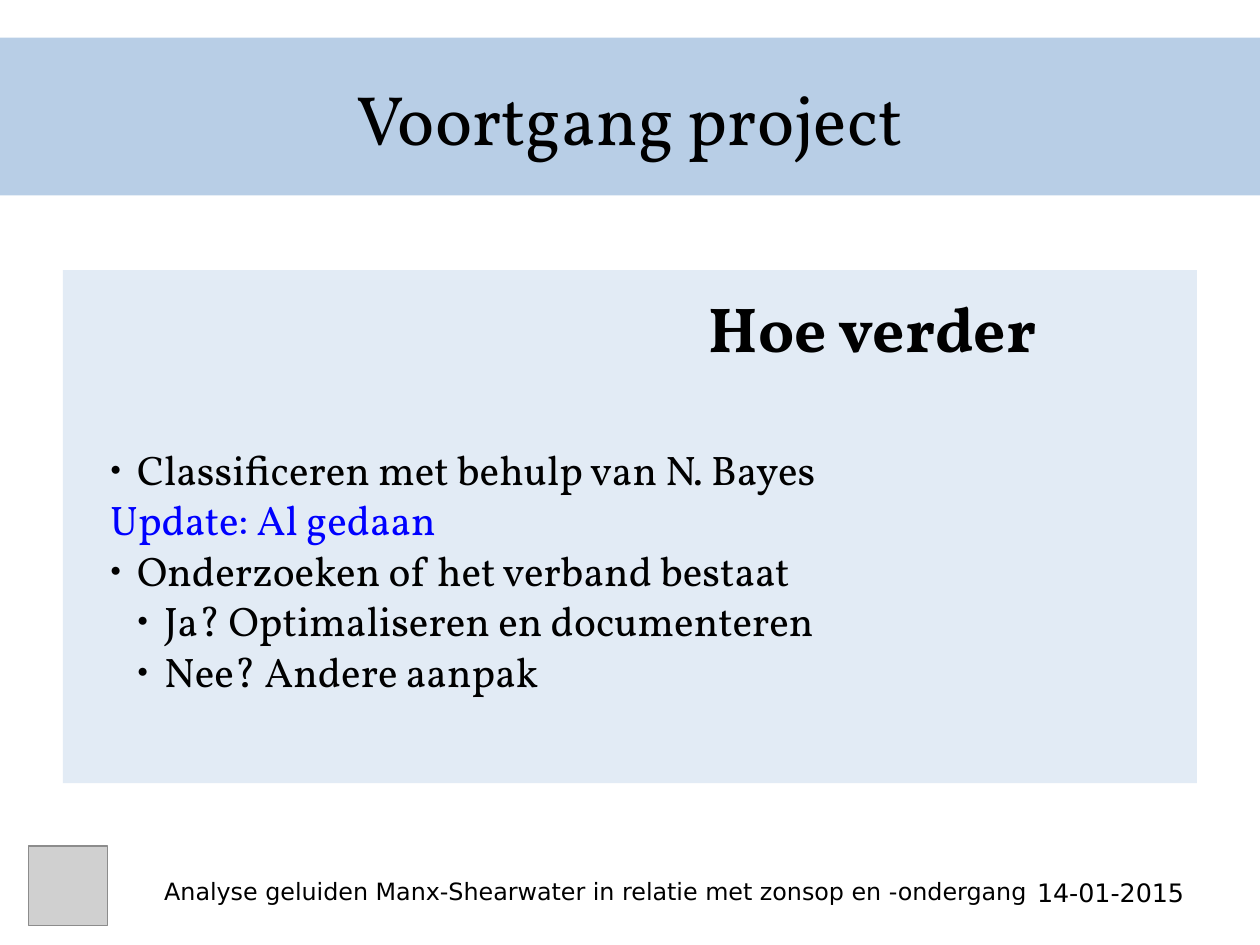
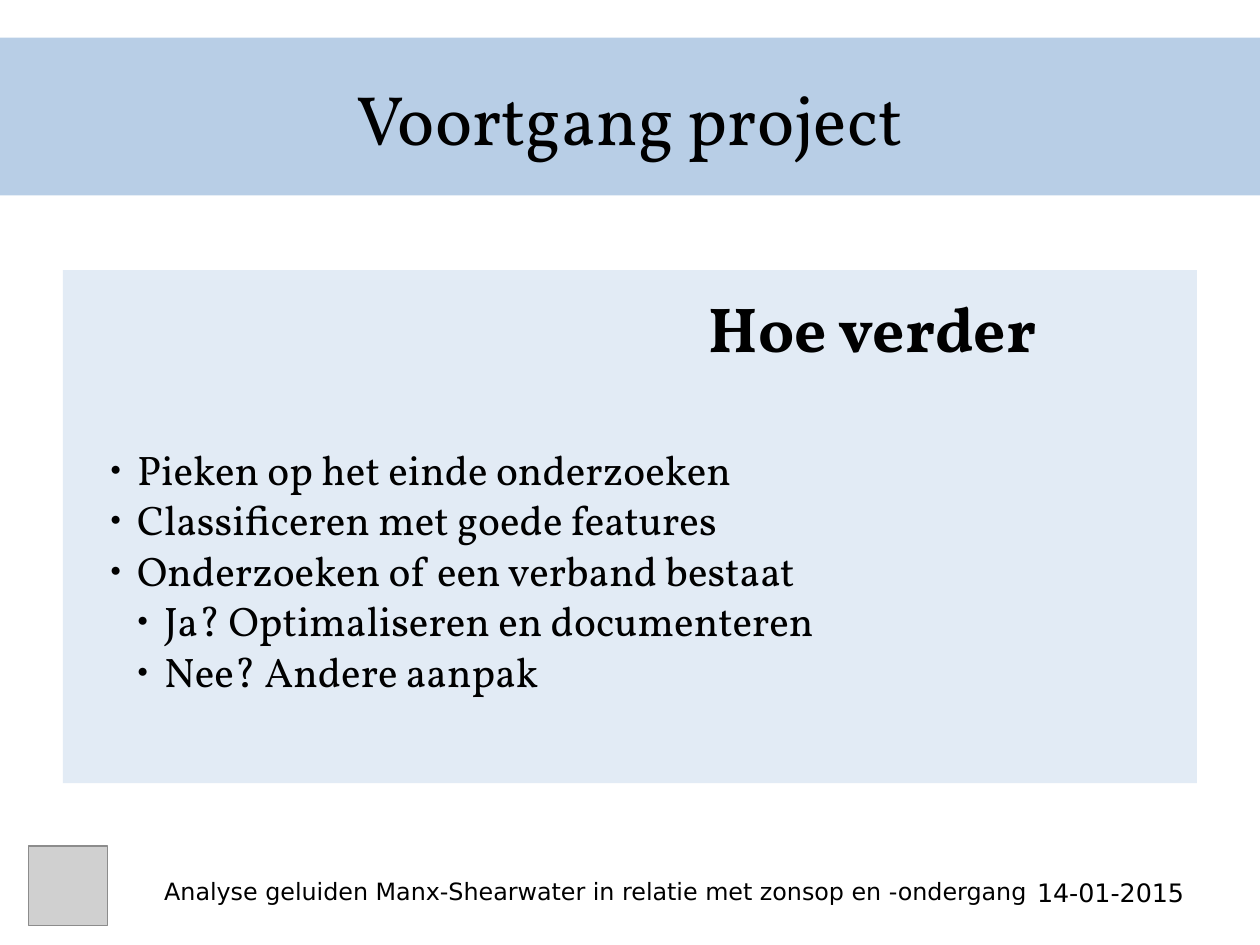
Before and after one commit to MR-KO/Leb-Project, a slide deck: slide 5 of Presentatie_voortgang 2.odp (slide 6 before the commit). Drawn at 1260x945 pixels with LibreOffice and Linux fonts; fonts in the diff are those of the drawing; grey boxes stand for pictures. Boxes give left, top, right and bottom in pixels: in the first picture for what was removed or moved away, otherwise in the second. Text is boxed around its words. In the diff, an @@ line names an element or a change of style, - is before the commit and + after.

```diff
--- a/Presentatie_voortgang 2.odp
+++ b/Presentatie_voortgang 2.odp
@@ text at <box>137,455,794,587</box>: text changed @@
-● Classificeren met behulp van N. Bayes
-Update: Al gedaan
-● Onderzoeken of het verband bestaat
+● Pieken op het einde onderzoeken
+● Classificeren met goede features
+● Onderzoeken of een verband bestaat
```
Also in this commit, not shown: 4 other slides changed, 1 slide added, 1 slide removed.
